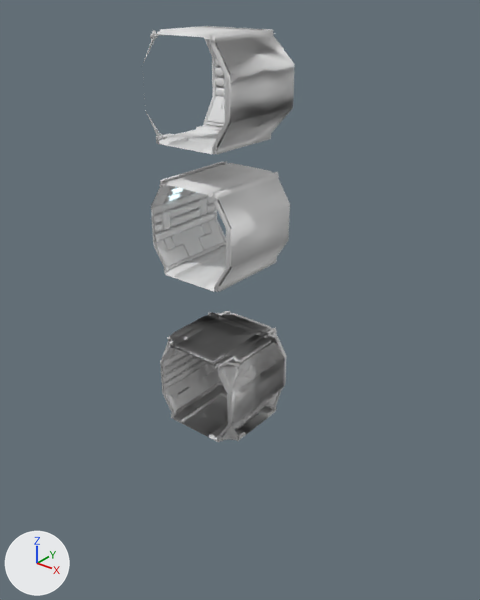
One commit to the glTF model src/assets/hallway/scene.glb: the scene before it, then after it.
Camera for both pictures: a 50 mm camera at (33.3, -39.2, 36.2) aimed at (-4.1, 7.6, 7.2). Lighting does not change. The marker at lower left points along +X, +Y and +Z. Where no turn or scale is listed for an object, it has been applied to the vertices.

Objects in the first picture: 'Hall_End', 'Hall_Junction_T', 'Hall_Junction_X', 'Hall_NoLight', 'Hall_NoLight__90Turn', 'Plane012', 'Plane102'.
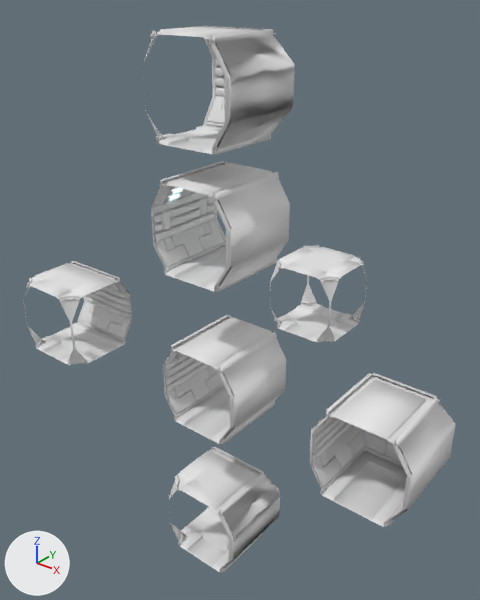
What differs and where, as boxes [x1, y1, x2, y2] in the pictures (480 x 600 px):
'Hall_End', moved: before [160, 316, 285, 441]; after [309, 373, 456, 527]
'Hall_NoLight', moved: before [163, 311, 287, 434]; after [163, 315, 286, 444]
'Hall_NoLight__90Turn', moved: before [167, 315, 285, 441]; after [169, 447, 280, 573]
'Hall_Junction_T', moved: before [161, 312, 283, 442]; after [23, 261, 132, 365]
'Hall_Junction_X', moved: before [160, 312, 279, 426]; after [270, 245, 367, 343]

What changed in the scene script:
```text
Change ob_hall_nolight:
    ob_hall_nolight.location: (0.0, 0.3, 0.0) -> (0.0, 0.3, -0.4)
Change ob_hall_end:
    ob_hall_end.location: (0.0, 0.0, 0.0) -> (16.0, 0.0, 0.0)
Change ob_hall_junction_t:
    ob_hall_junction_t.location: (0.0, 0.0, 0.0) -> (-20.3, 0.0, 0.0)
Change ob_hall_junction_x:
    ob_hall_junction_x.location: (0.0, 0.0, 0.0) -> (-2.7, 20.1, 0.0)
Change ob_hall_nolight__90turn:
    ob_hall_nolight__90turn.location: (0.0, 0.0, 0.0) -> (0.0, 0.0, -15.7)
```
